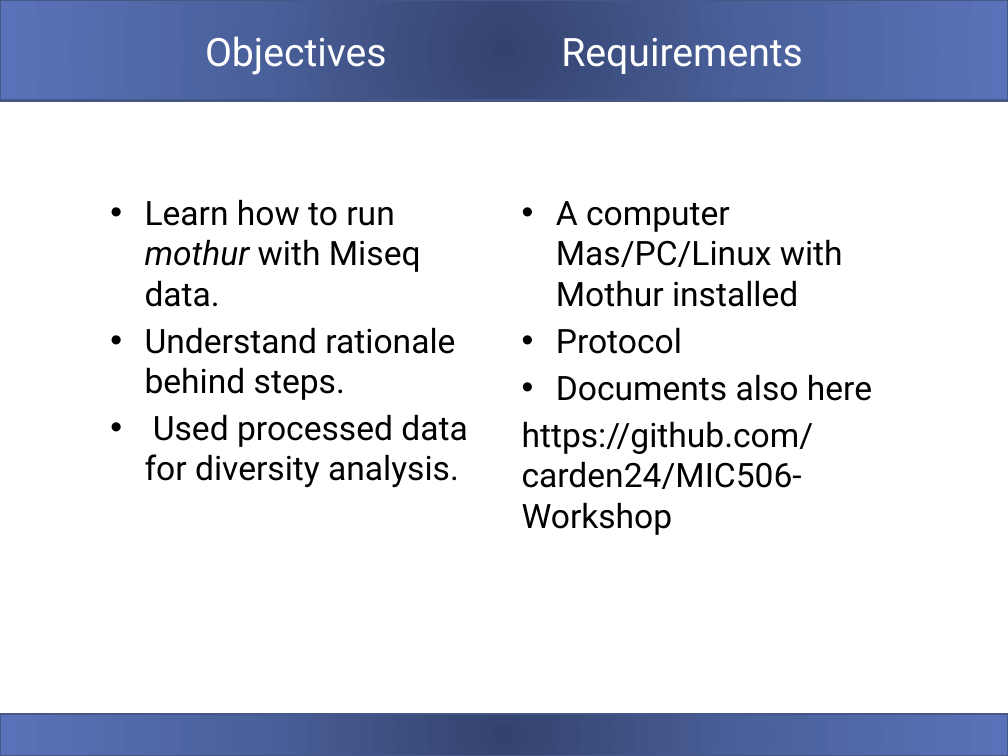
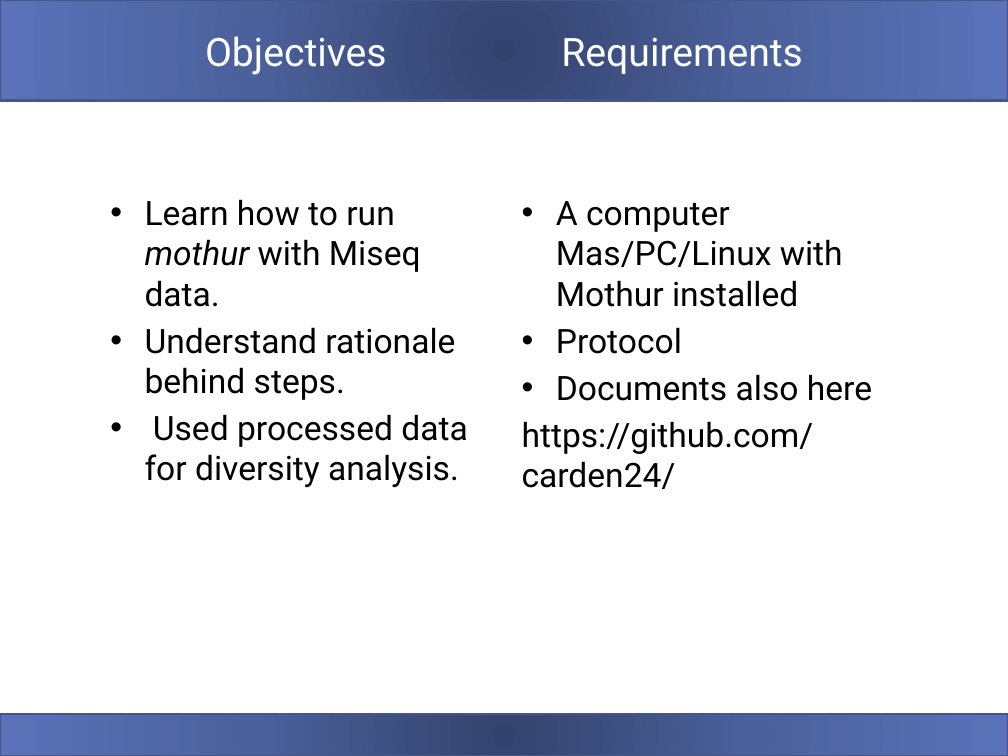
Before and after one commit to carden24/2018_Taller_Genomica_ambiental, a slide deck: slide 2 of W3_16S_analysis.pptx. Drawn at 1008x756 pixels with LibreOffice and Linux fonts; fonts in the diff are those of the drawing. Boxes give left, top, right and bottom in pixels: in the first picture for what was removed or moved away, otherwise in the second. Text is boxed around its words. In the diff, an @@ line names an element or a change of style, - is before the commit and + after.

```diff
--- a/W3_16S_analysis.pptx
+++ b/W3_16S_analysis.pptx
@@ text at box(522, 421, 814, 489): text changed @@
-https://github.com/carden24/MIC506-Workshop
+https://github.com/carden24/
```
Also in this commit, not shown: 3 other slides changed, 2 slides added, 18 other files.
